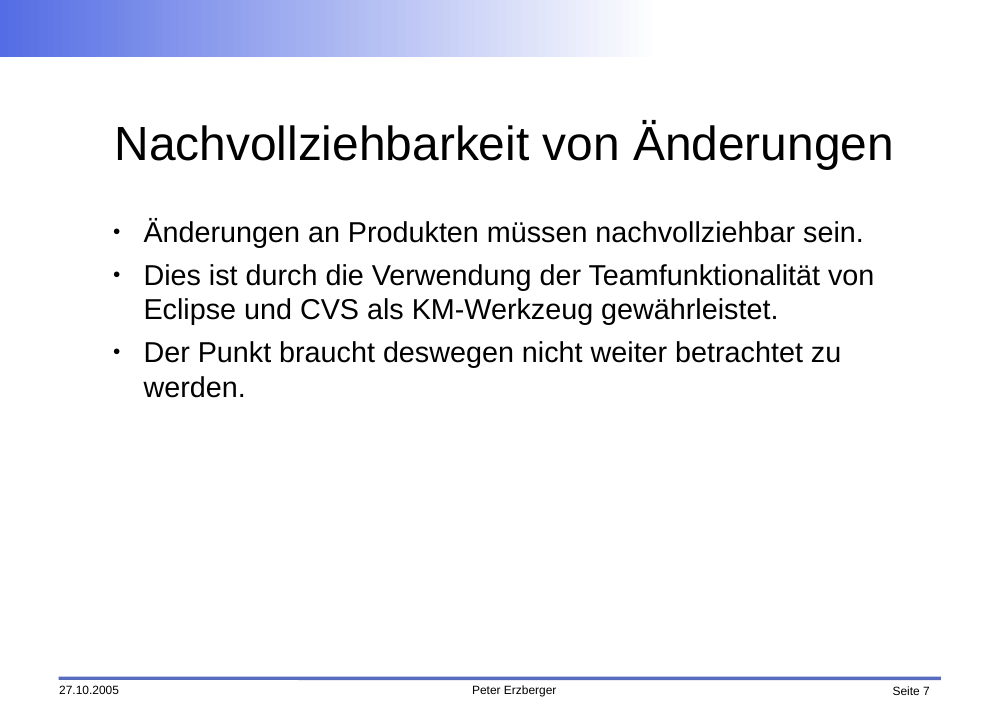
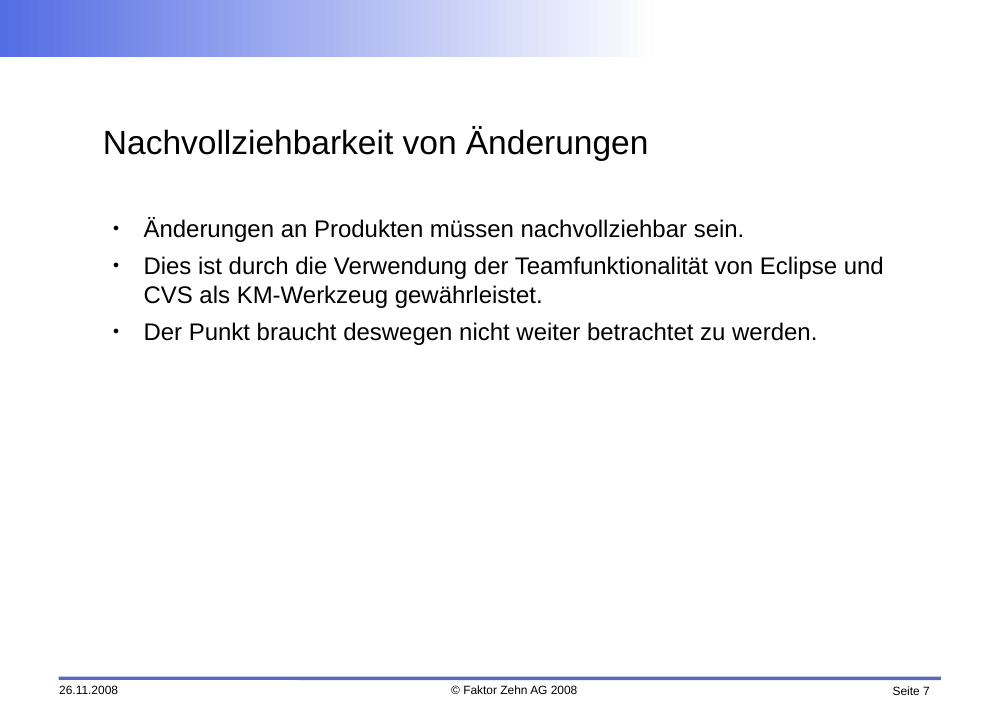
Before and after one commit to faktorips/faktorips.base, a slide deck: slide 7 of org.faktorips.doc/presentations/FaktorIPS-Produktaenderungen im Zeitablauf nach VAA.odp. Drawn at 1008x713 pixels with LibreOffice and Linux fonts; fonts in the diff are those of the drawing; background and template pictures are left out. Boxes give left, top, right and bottom in pixels: in the first picture for what was removed or moved away, otherwise in the second. Text is boxed around its words. In the diff, an @@ line names an element or a change of style, - is before the commit and + after.

```diff
--- a/org.faktorips.doc/presentations/FaktorIPS-Produktaenderungen im Zeitablauf nach VAA.odp
+++ b/org.faktorips.doc/presentations/FaktorIPS-Produktaenderungen im Zeitablauf nach VAA.odp
@@ title "Nachvollziehbarkeit von Änderungen" at <box>103,127,649,160</box>: size 40 to 28 pt; alignment centre to left @@
@@ text "Änderungen an Produkten müssen nachvollziehbar ..." at <box>144,218,884,345</box>: size 24 to 20 pt @@
@@ text at <box>59,685,118,694</box>: text changed @@
-27.10.2005
+26.11.2008
@@ text at <box>463,685,578,694</box>: text changed @@
-Peter Erzberger
+© Faktor Zehn AG 2008
```
Also in this commit, not shown: 7 other slides changed, 36 other files.
